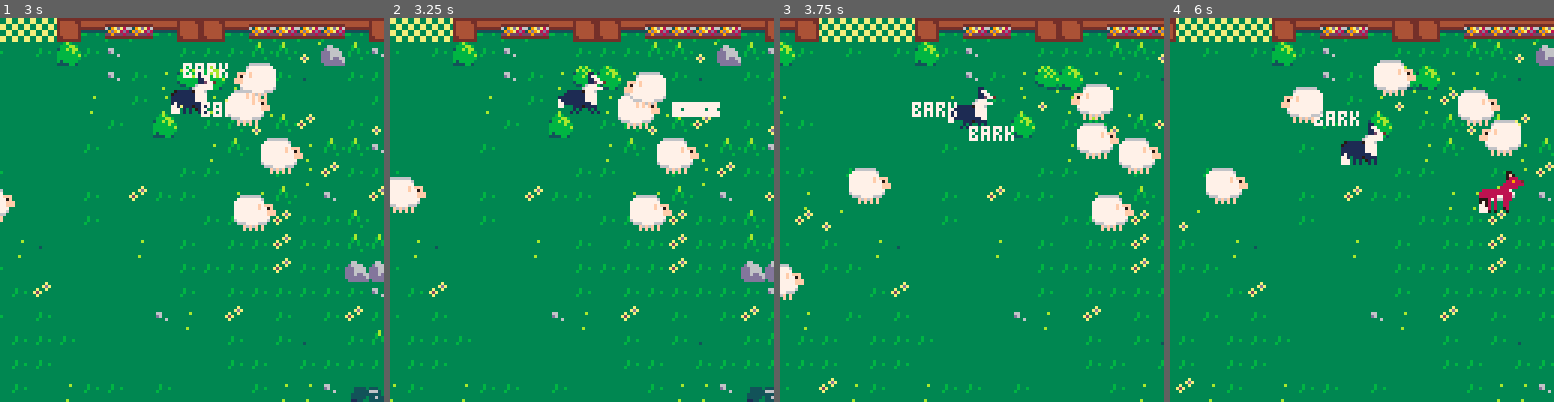
Above: before the commit, frames 1-4 (left to right).
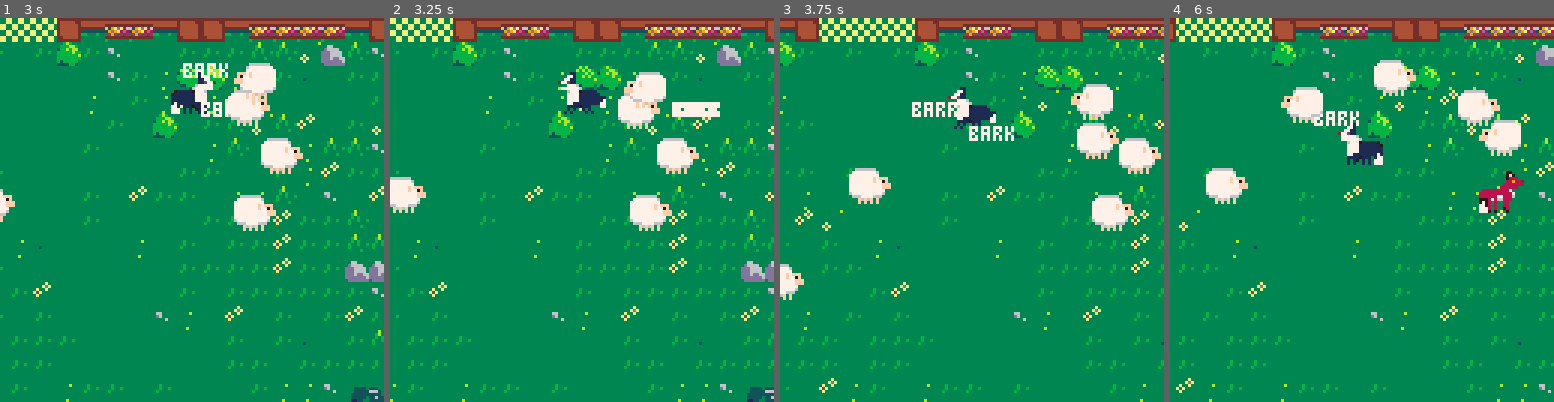
Above: after the commit, the same moments.

Repository: kitasuna/sheepdoggin
Game: PICO-8 cartridge sheepdoggin.p8
The game is run twice, just before and just after one commit, with the same random seed, the same clock (stepped at 60 frames per second) and the same inputs.
Inputs:
- Up to frame 1 (3 s): tap X (X key) at 0.33, 1.07, 1.85, 2.97 s; tap O (Z key) at 0.7, 1.7, 2.1, 2.5, 2.9 s; hold Right 1.6-2.1 s; hold Up 2.15-2.42 s; hold Right from 2.47 s (still down)
- Up to frame 2 (3.25 s): release Right at 3.03 s; hold Left from 3.08 s (still down)
- Up to frame 3 (3.75 s): tap O (Z key) at 3.3, 3.7 s; release Left at 3.58 s; hold Down from 3.63 s (still down)
- Up to frame 4 (6 s): release Down at 3.97 s; hold Right 4.02-4.68 s; tap X (X key) at 4.08, 5.2 s; tap O (Z key) every 0.4 s from 4.1 to 5.7 s; hold Up 4.73-5.03 s; hold Left 5.08-5.68 s; hold Down from 5.73 s (still down)

Frame 1 is identical in both runs. In frame 2, 0.8% of the frame differs, in the area x 43-57%, y 14-25%; in frame 3, 0.7%; in frame 4, 0.8%, in the area x 43-57%, y 27-39%.

Commit message:
add player and mask flipping

Diff:
--- a/player.lua
+++ b/player.lua
@@ -103,11 +103,13 @@
       self.dx -= rnd(self.behavior.waddle)
   end
   if btn(⬅️) then
+      self.flip_x = true
       self.dx -= self.behavior.acc
       self.dy += rnd(self.behavior.waddle)
       self.dy -= rnd(self.behavior.waddle)
   end
   if btn(➡️) then
+      self.flip_x = false
       self.dx += self.behavior.acc
       self.dy += rnd(self.behavior.waddle)
       self.dy -= rnd(self.behavior.waddle)
@@ -153,15 +155,17 @@
     local spritePos = self:pos() + self:spriteOffset()
     self.anim:draw(
       spritePos.x,
-      spritePos.y
+      spritePos.y,
+      self.flip_x
     )
     if self.behavior.mask then
       spr(
         self.behavior.mask,
-        spritePos.x + (self.anim.w - 1) * 8,
+        self.flip_x and spritePos.x or (spritePos.x + (self.anim.w - 1) * 8),
         spritePos.y,
         1,
-        1
+        1,
+        self.flip_x
       )
     end
     for bark in all(barks) do
@@ -267,6 +271,7 @@
   self.behavior = animal_behavior[self.current_animal]
   self.x = GOAL_X + 8
   self.y = GOAL_Y + 40
+  self.flip_x = false
   self.dx = 0
   self.dy = 0
   barks = {}
